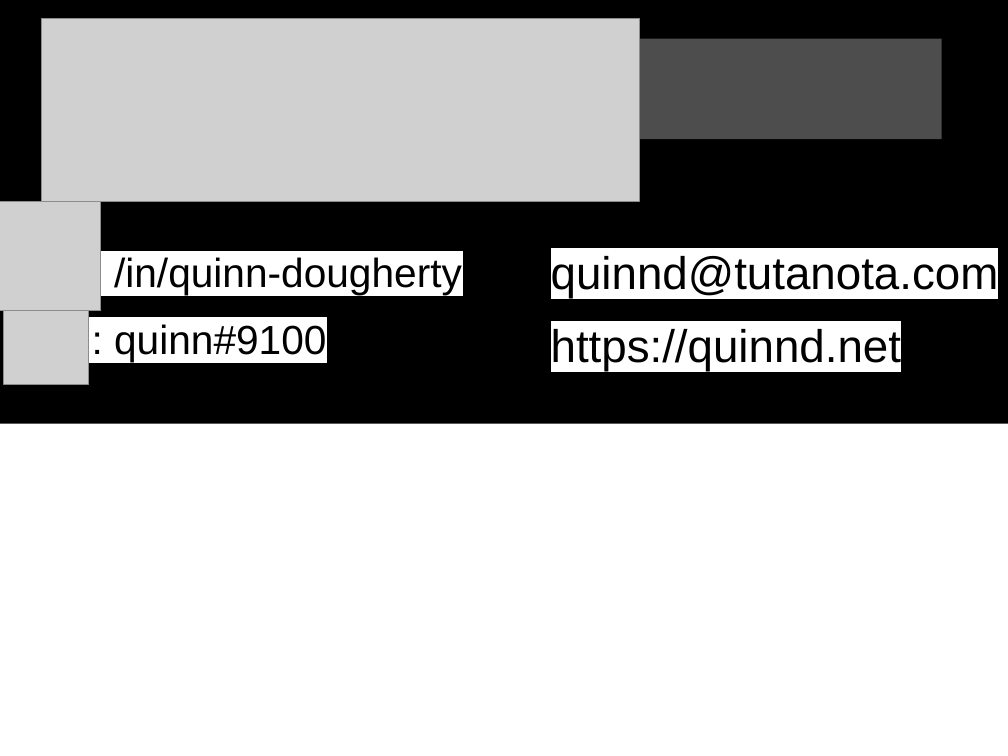
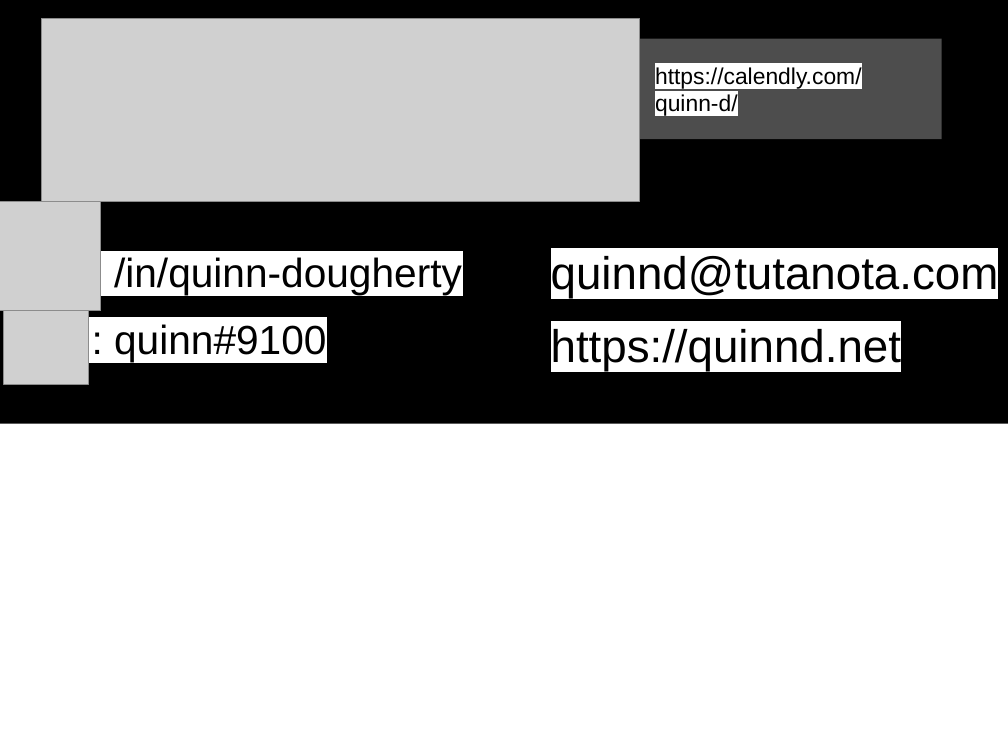
Before and after one commit to quinn-dougherty/marl-cpr-dataphilly-talk, a slide deck: slide 2 of marl-cpr-talk.odp. Drawn at 1008x756 pixels with LibreOffice and Linux fonts; fonts in the diff are those of the drawing; grey boxes stand for pictures; background and template pictures are left out. Boxes give left, top, right and bottom in pixels: in the first picture for what was removed or moved away, otherwise in the second. Text is boxed around its words. In the diff, an @@ line names an element or a change of style, - is before the commit and + after.

```diff
--- a/marl-cpr-talk.odp
+++ b/marl-cpr-talk.odp
@@ text added at (655,67,862,117), 18 pt, text #000000 @@
+https://calendly.com/quinn-d/
```
Also in this commit, not shown: 2 other slides changed, 9 slides added, 2 other files.
